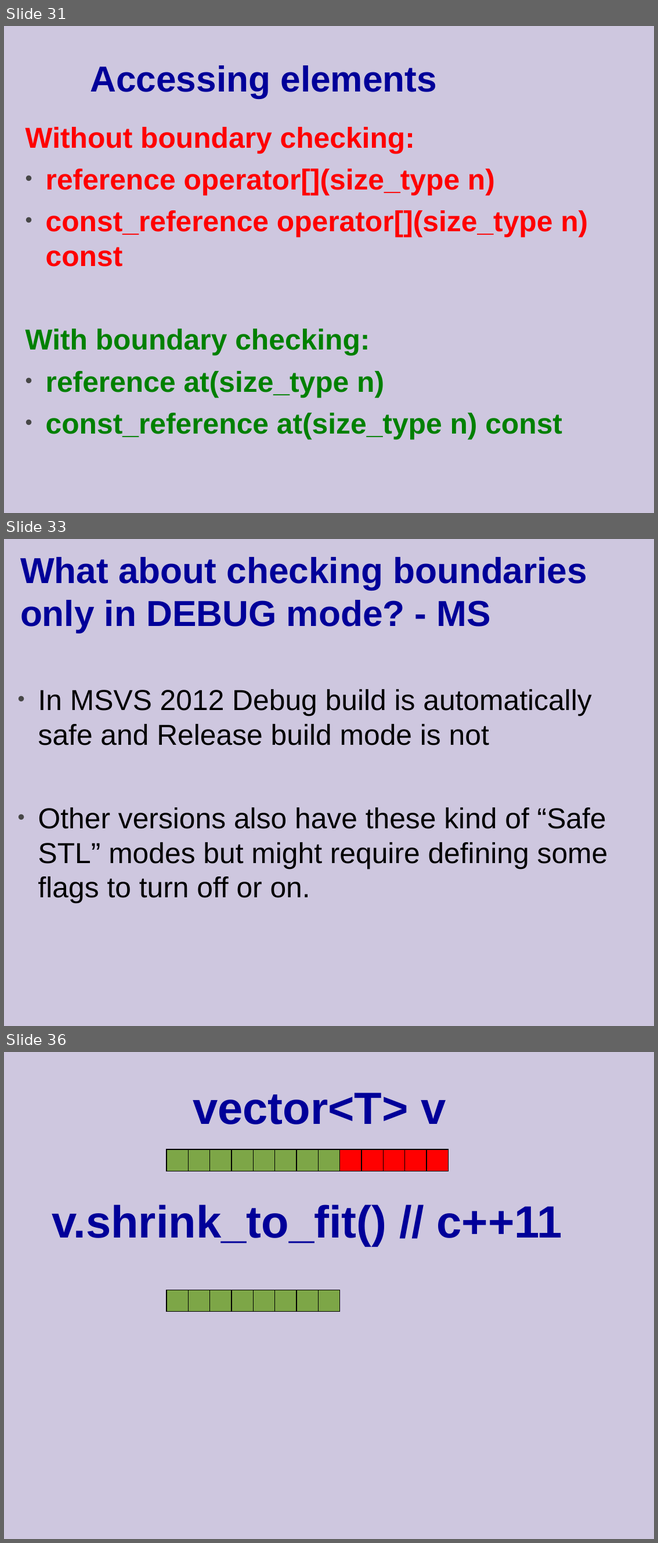
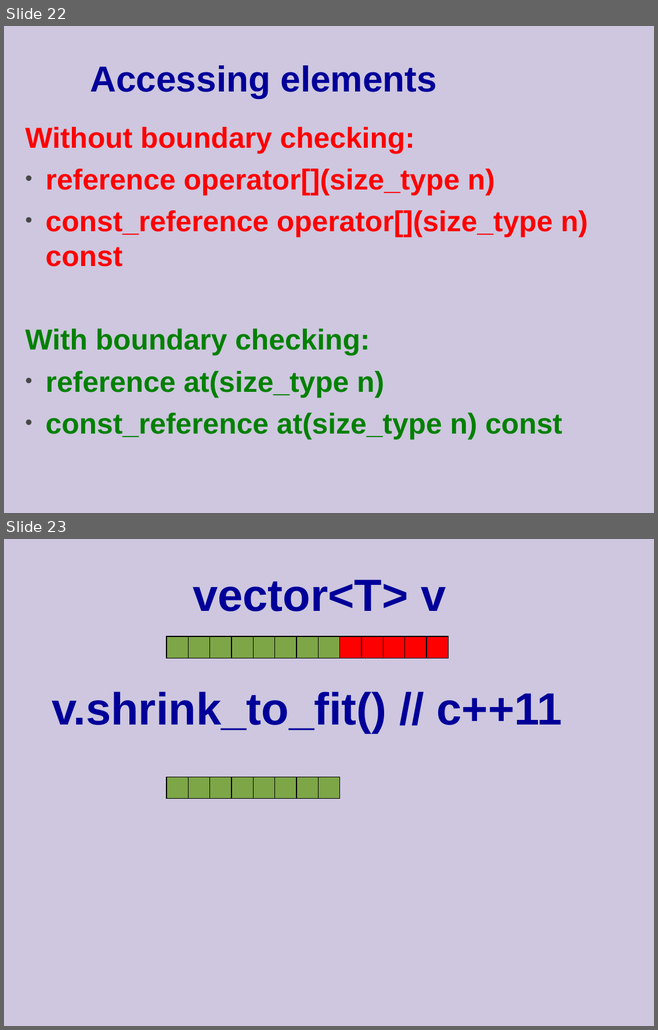
Before and after one commit to cpp-at-ariel/cpp-5779, a slide deck: 10-stl-containers/slides.odp. Shown one above the other, each under a label of ours: slides 31, 33 and 36 before the commit, slides 22 and 23 after it; the slides between them are not shown. The pictures are 658x1543 and 658x1030 pixels, drawn with LibreOffice and Linux fonts; fonts in the diff are those of the drawing. Boxes give left, top, right and bottom in pixels: in the first picture for what was removed or moved away, otherwise in the second. Text is boxed around its words. In the diff, an @@ line names an element or a change of style, - is before the commit and + after.

```diff
--- a/10-stl-containers/slides.odp
+++ b/10-stl-containers/slides.odp
@@ slide 33 removed at (x1=4, y1=539, x2=654, y2=1026), background #CEC7DF @@
@@ title removed at (x1=20, y1=557, x2=587, y2=633) @@
-What about checking boundaries only in DEBUG mode? - MS
@@ text removed at (x1=38, y1=689, x2=608, y2=904) @@
-• In MSVS 2012 Debug build is automatically safe and Release build mode is not
-• Other versions also have these kind of “Safe STL” modes but might require defining some flags to turn off or on.
@@ what was slide 31 is now slide 22 @@
@@ what was slide 36 is now slide 23 @@
```
Also in this commit, not shown: 3 slides changed, 12 other slides removed, 2 other files.
